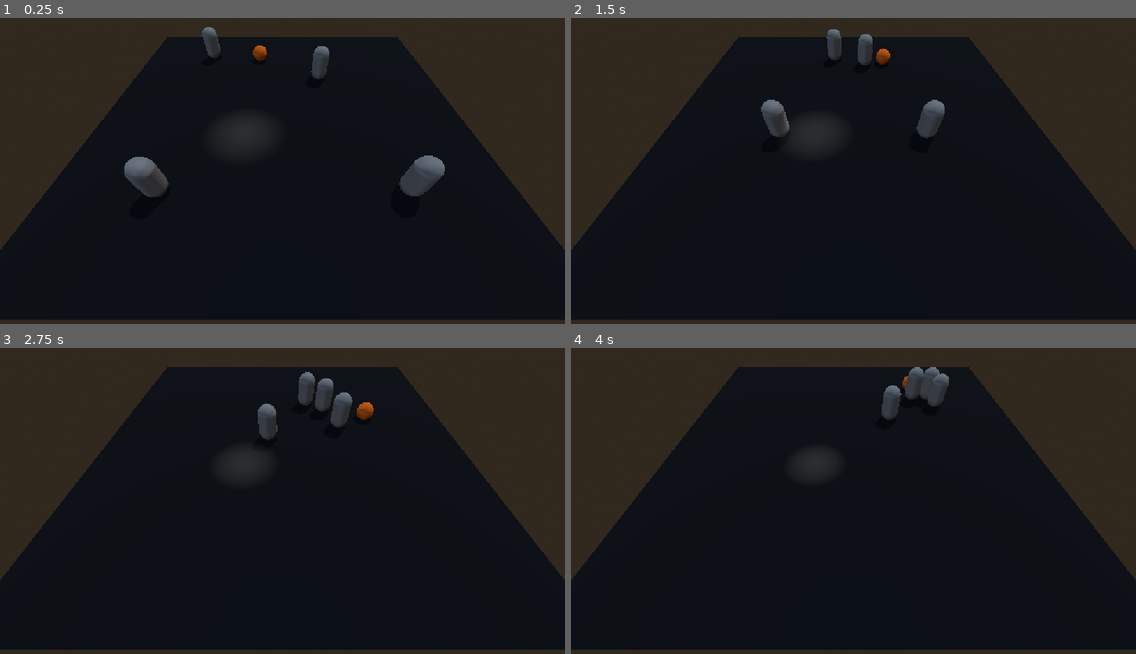
Above: before the commit, frames 1-4 (two rows, left to right).
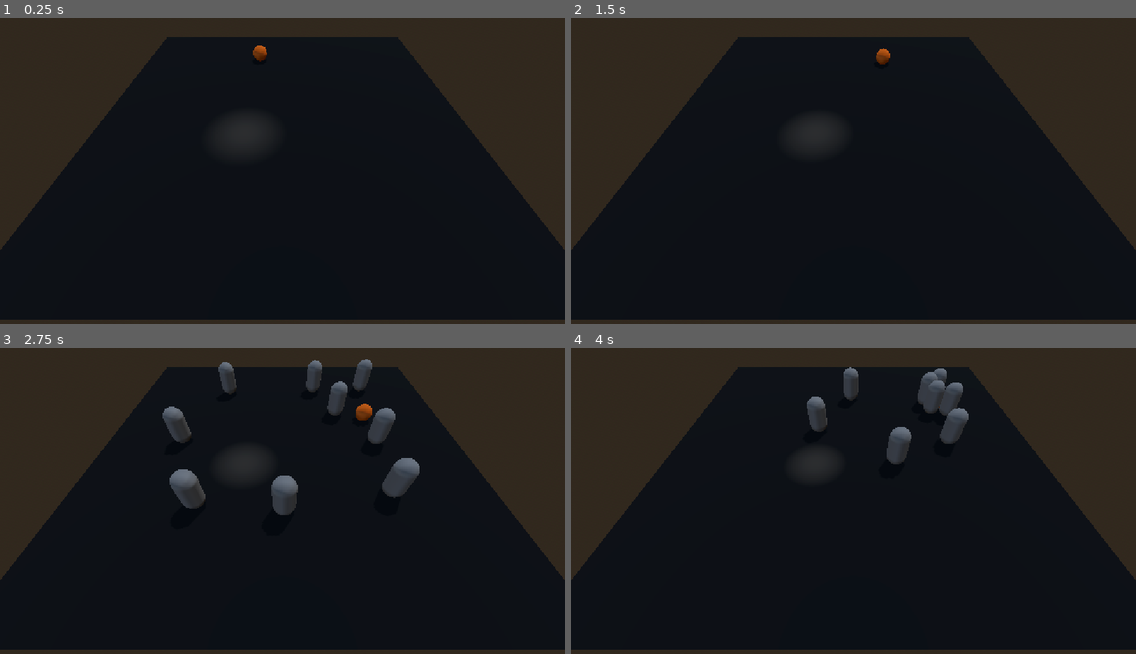
Above: after the commit, the same moments.

Repository: Dempsey845/moonlit-mayhem
Game: Godot game, scene res://Graveyard/graveyard.tscn
Same seed, same stepped clock (60 frames per second), same inputs: the game is played once before the commit and once after it.
Inputs:
- Up to frame 1 (0.25 s): no input
- Up to frame 2 (1.5 s): hold D (move_right) 0.53-1.28 s; hold S (move_back) from 1.28 s (still down)
- Up to frame 3 (2.75 s): release S (move_back) at 2.03 s; hold D (move_right) from 2.03 s (still down)
- Up to frame 4 (4 s): release D (move_right) at 2.78 s; hold W (move_forward) 2.78-3.53 s; hold A (move_left) from 3.53 s (still down)

The runs differ from the first frame. In frame 1, 1.9% of the frame differs, in the area x 22-79%, y 2-59%; in frame 2, 1.3%; in frame 3, 4.2%, in the area x 28-75%, y 3-55%; in frame 4, 2.5%.

Commit message:
Created a ghost spawner script.

Diff:
--- a/Ghost/ghost.gd
+++ b/Ghost/ghost.gd
@@ -17,10 +17,14 @@
 var original_collision_layer: int
 var original_collision_mask: int
 
+var start_position: Vector3
+
 
 func _ready() -> void:
 	original_collision_layer = collision_layer
 	original_collision_mask = collision_mask
+
+	start_position = global_position
 
 
 func _physics_process(delta: float) -> void:
@@ -105,13 +109,13 @@
 	hide()
 
 
-func revive(spawn_position: Vector3) -> void:
-	global_position = spawn_position
+func revive() -> void:
+	global_position = start_position
 	velocity = Vector3.ZERO
 	repath_timer = 0.0
 	state = State.CHASE
 
-	navigation_agent.target_position = spawn_position
+	navigation_agent.target_position = start_position
 
 	set_deferred("collision_layer", original_collision_layer)
 	set_deferred("collision_mask", original_collision_mask)
--- a/Graveyard/graveyard.tscn
+++ b/Graveyard/graveyard.tscn
@@ -2,6 +2,7 @@
 
 [ext_resource type="Script" uid="uid://bnfr02gvfscka" path="res://Systems/game_manager.gd" id="1_2m5em"]
 [ext_resource type="PackedScene" uid="uid://c5sh5wsrxb575" path="res://Player/player.tscn" id="1_puhq3"]
+[ext_resource type="Script" uid="uid://bcxdautgfy4if" path="res://Systems/ghost_spawner.gd" id="2_1lelr"]
 [ext_resource type="Script" uid="uid://bc6q6c74okrly" path="res://Moonlight/moonlight.gd" id="2_rvh4u"]
 [ext_resource type="PackedScene" uid="uid://wrg516q7xe4g" path="res://Ghost/ghost.tscn" id="3_oqqt7"]
 
@@ -28,10 +29,14 @@
 
 [node name="Graveyard" type="Node3D" unique_id=378118441]
 
-[node name="GameManager" type="Node" parent="." unique_id=204649578 node_paths=PackedStringArray("moonlight", "player", "ghost_container")]
+[node name="GameManager" type="Node" parent="." unique_id=204649578 node_paths=PackedStringArray("moonlight", "player", "ghost_spawner")]
 script = ExtResource("1_2m5em")
 moonlight = NodePath("../Moonlight")
 player = NodePath("../Player")
+ghost_spawner = NodePath("../GhostSpawner")
+
+[node name="GhostSpawner" type="Node" parent="." unique_id=84861892 node_paths=PackedStringArray("ghost_container")]
+script = ExtResource("2_1lelr")
 ghost_container = NodePath("../Ghosts")
 
 [node name="DirectionalLight3D" type="DirectionalLight3D" parent="." unique_id=1076600132]
@@ -91,6 +96,42 @@
 transform = Transform3D(1, 0, 0, 0, 1, 0, 0, 0, 1, -5.3772993, -9.536743e-07, 6.23109)
 player = NodePath("../../Player")
 
+[node name="Ghost5" parent="Ghosts" unique_id=1491107534 node_paths=PackedStringArray("player") instance=ExtResource("3_oqqt7")]
+transform = Transform3D(1, 0, 0, 0, 1, 0, 0, 0, 1, -7.7621, -1.9073486e-06, 0.7538872)
+player = NodePath("../../Player")
+
+[node name="Ghost6" parent="Ghosts" unique_id=1180361364 node_paths=PackedStringArray("player") instance=ExtResource("3_oqqt7")]
+transform = Transform3D(1, 0, 0, 0, 1, 0, 0, 0, 1, 6.897991, -2.861023e-06, -7.6761713)
+player = NodePath("../../Player")
+
+[node name="Ghost7" parent="Ghosts" unique_id=1783376119 node_paths=PackedStringArray("player") instance=ExtResource("3_oqqt7")]
+transform = Transform3D(1, 0, 0, 0, 1, 0, 0, 0, 1, 6.644883, -3.8146973e-06, 1.9613447)
+player = NodePath("../../Player")
+
+[node name="Ghost8" parent="Ghosts" unique_id=670884773 node_paths=PackedStringArray("player") instance=ExtResource("3_oqqt7")]
+transform = Transform3D(1, 0, 0, 0, 1, 0, 0, 0, 1, -0.7437701, -4.7683716e-06, 7.012612)
+player = NodePath("../../Player")
+
+[node name="Ghost9" parent="Ghosts" unique_id=2019152283 node_paths=PackedStringArray("player") instance=ExtResource("3_oqqt7")]
+transform = Transform3D(1, 0, 0, 0, 1, 0, 0, 0, 1, 1.7376575, -3.8146973e-06, -7.8184886)
+player = NodePath("../../Player")
+
+[node name="Ghost10" parent="Ghosts" unique_id=1464912033 node_paths=PackedStringArray("player") instance=ExtResource("3_oqqt7")]
+transform = Transform3D(1, 0, 0, 0, 1, 0, 0, 0, 1, -4.570692, -3.8146973e-06, 3.471211)
+player = NodePath("../../Player")
+
+[node name="Ghost11" parent="Ghosts" unique_id=175797724 node_paths=PackedStringArray("player") instance=ExtResource("3_oqqt7")]
+transform = Transform3D(1, 0, 0, 0, 1, 0, 0, 0, 1, -5.16193, -4.7683716e-06, -2.182788)
+player = NodePath("../../Player")
+
+[node name="Ghost12" parent="Ghosts" unique_id=1588996048 node_paths=PackedStringArray("player") instance=ExtResource("3_oqqt7")]
+transform = Transform3D(1, 0, 0, 0, 1, 0, 0, 0, 1, 1.775609, -4.7683716e-06, 3.9407158)
+player = NodePath("../../Player")
+
+[node name="Ghost13" parent="Ghosts" unique_id=1828244439 node_paths=PackedStringArray("player") instance=ExtResource("3_oqqt7")]
+transform = Transform3D(1, 0, 0, 0, 1, 0, 0, 0, 1, 5.6340313, -4.7683716e-06, -3.068523)
+player = NodePath("../../Player")
+
 [node name="MoonlightSP" type="Marker3D" parent="." unique_id=193816565]
 transform = Transform3D(1, 0, 0, 0, 1, 0, 0, 0, 1, -0.025465965, 0, -0.02279234)
 
--- a/Systems/game_manager.gd
+++ b/Systems/game_manager.gd
@@ -3,18 +3,12 @@
 @export var moonlight: Moonlight
 @export var player: Player
 @export var moon_light_follow_speed: float = 9.0
-@export var ghost_container: Node3D
+@export var ghost_spawner: GhostSpawner
 
-var ghosts: Array[Ghost] = []
-var is_moonlight_following: bool = false
-
+var is_moonlight_following: bool = true
 
 func _ready() -> void:
 	set_process(false)
-
-	for child in ghost_container.get_children():
-		if child is Ghost:
-			ghosts.append(child)
 
 	moonlight.target_entered_light.connect(_on_target_entered_light)
 	moonlight.target_exited_light.connect(_on_target_exited_light)
@@ -46,7 +40,7 @@
 
 
 func set_ghosts_fleeing(fleeing: bool) -> void:
-	for ghost in ghosts:
+	for ghost in ghost_spawner.ghosts:
 		if is_instance_valid(ghost):
 			ghost.set_fleeing(fleeing)
 
--- /dev/null
+++ b/Systems/ghost_spawner.gd
@@ -0,0 +1,43 @@
+class_name GhostSpawner
+extends Node
+
+var ghosts: Array[Ghost] = []
+
+@export var ghost_container: Node3D
+
+var ghost_scene: PackedScene = preload("uid://wrg516q7xe4g")
+
+var start_ghosts: int = 10
+
+func _ready() -> void:
+	for child in ghost_container.get_children():
+		if child is Ghost:
+			ghosts.append(child)
+			child.die()
+
+	await get_tree().create_timer(2.0).timeout
+
+	spawn_ghosts(start_ghosts)
+
+func spawn_ghosts(amount: int) -> int:
+	var ghosts_spawned: int = 0
+
+	for ghost in ghosts:
+		if ghosts_spawned >= amount:
+			return ghosts_spawned
+
+		if ghost.state == Ghost.State.DEAD:
+			ghost.revive()
+			ghosts_spawned += 1
+
+	if ghosts_spawned < amount:
+		for i in range(amount - ghosts_spawned):
+			var new_ghost: Ghost = ghost_scene.instantiate()
+
+			ghost_container.add_child(new_ghost)
+
+			new_ghost.global_position = Vector3.ZERO
+
+			ghosts.append(new_ghost)
+
+	return ghosts_spawned
Not shown, added: Systems/ghost_spawner.gd.uid
